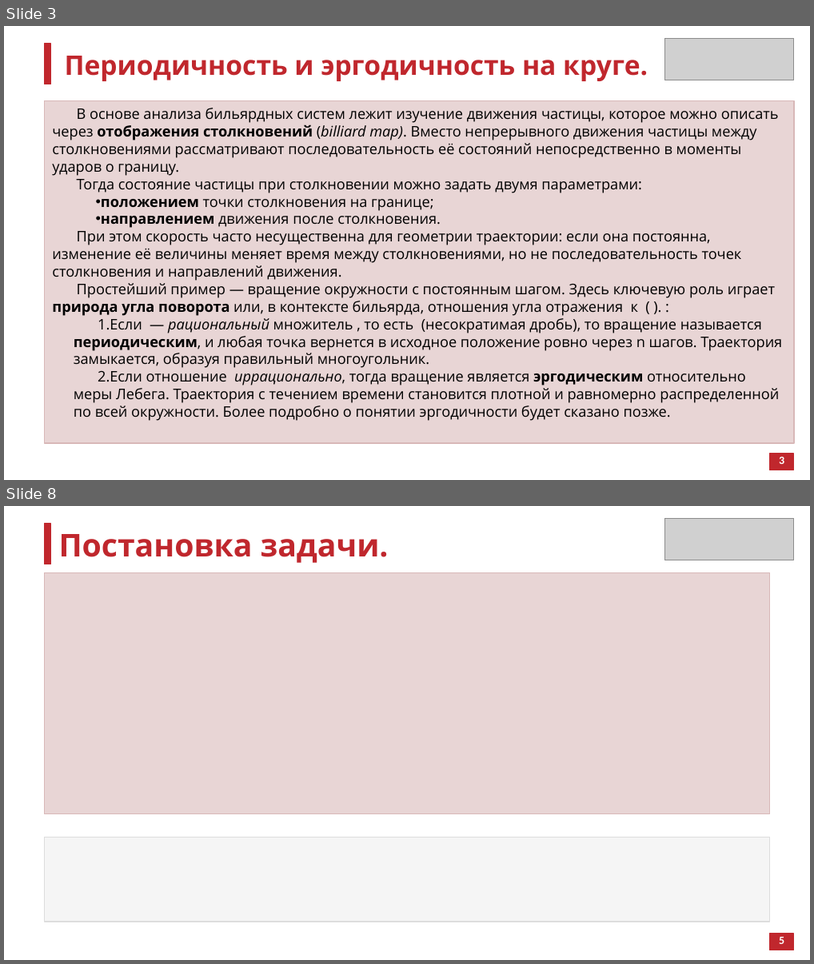
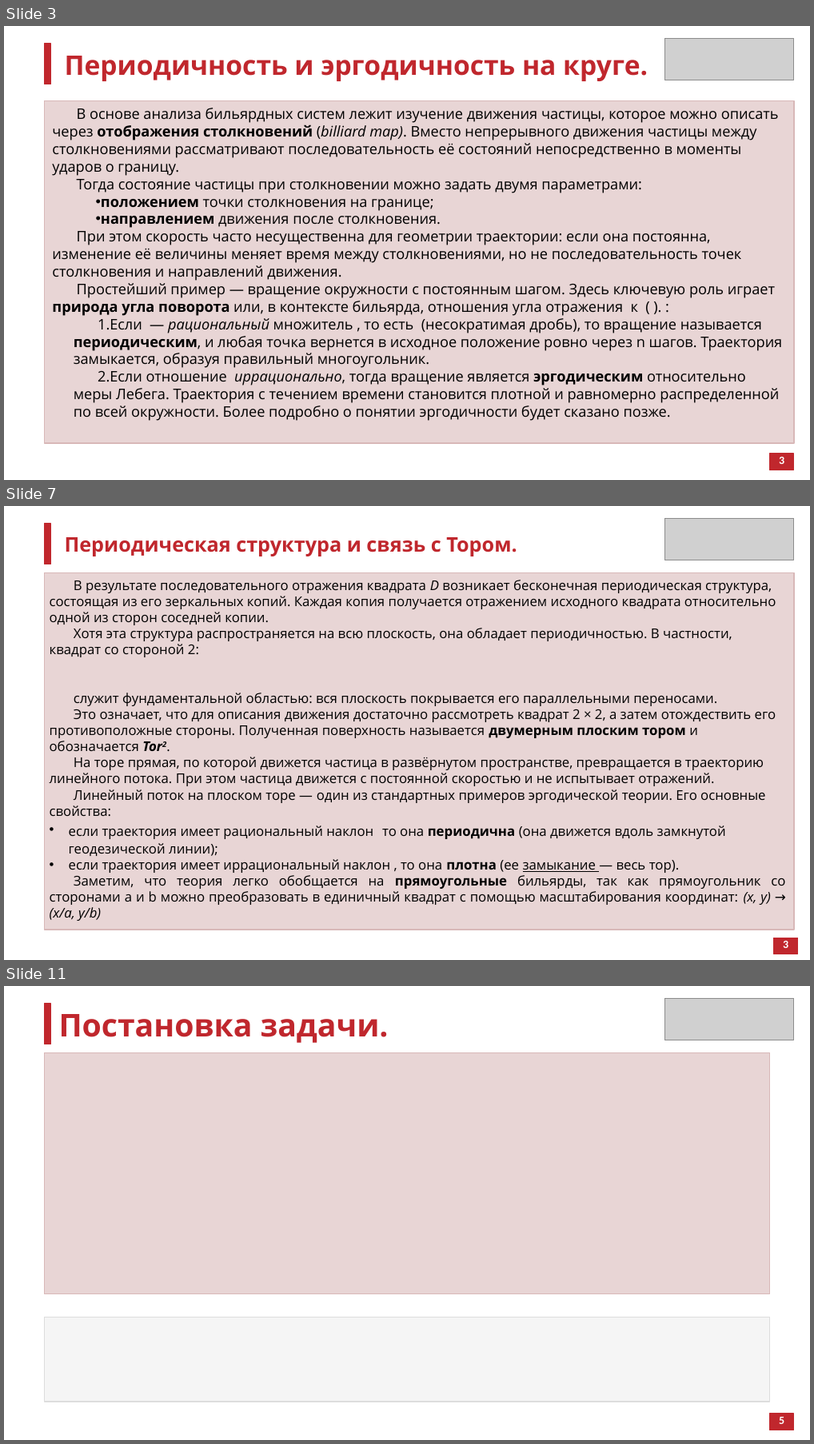
Before and after one commit to atelitsin/sinai_billiard, a slide deck: sinai_billiard.pptx. Shown one above the other, each under a label of ours: slides 3 and 8 before the commit, slides 3, 7 and 11 after it; the slides between them are not shown. The pictures are 814x964 and 814x1444 pixels, drawn with LibreOffice and Linux fonts; fonts in the diff are those of the drawing; grey boxes stand for pictures. Boxes give left, top, right and bottom in pixels: in the first picture for what was removed or moved away, otherwise in the second. Text is boxed around its words. In the diff, an @@ line names an element or a change of style, - is before the commit and + after.

```diff
--- a/sinai_billiard.pptx
+++ b/sinai_billiard.pptx
@@ slide 7 added at [4,506,810,960], background #FFFFFF @@
@@ rectangle added at [44,524,50,564], fill #C0272D, outline #C0272D 1 pt @@
@@ picture added at [666,518,794,560] @@
@@ text added at [65,537,517,556], 18 pt, text #C0272D, bold @@
+Периодическая структура и связь с Тором.
@@ rectangle added at [44,573,794,929], fill #E8D5D5, outline #D8B8B8 1 pt @@
@@ text added at [50,580,786,920], 12 pt, text #000000 @@
+В результате последовательного отражения квадрата D возникает бесконечная периодическая структура, состоящая из его зеркальных копий. Каждая копия получается отражением исходного квадрата относительно одной из сторон соседней копии.
+Хотя эта структура распространяется на всю плоскость, она обладает периодичностью. В частности, квадрат со стороной 2:
+служит фундаментальной областью: вся плоскость покрывается его параллельными переносами.
+Это означает, что для описания движения достаточно рассмотреть квадрат 2 × 2, а затем отождествить его противоположные стороны. Полученная поверхность называется двумерным плоским тором и обозначается Tor2.
+На торе прямая, по которой движется частица в развёрнутом пространстве, превращается в траекторию линейного потока. При этом частица движется с постоянной скоростью и не испытывает отражений.
+Линейный поток на плоском торе — один из стандартных примеров эргодической теории. Его основные свойства:
+• если траектория имеет рациональный наклон то она периодична (она движется вдоль замкнутой геодезической линии);
+• если траектория имеет иррациональный наклон , то она плотна (ее замыкание — весь тор).
+Заметим, что теория легко обобщается на прямоугольные бильярды, так как прямоугольник со сторонами a и b можно преобразовать в единичный квадрат с помощью масштабирования координат: (x, y) → (x/a, y/b)
@@ rectangle added at [774,937,798,953], fill #C0272D, outline #C0272D 1 pt @@
@@ text added at [783,940,789,948], 10 pt, text #FFFFFF, bold @@
+3
@@ what was slide 8 is now slide 11 @@
```
Also in this commit, not shown: 5 slides changed, 2 other slides added.
